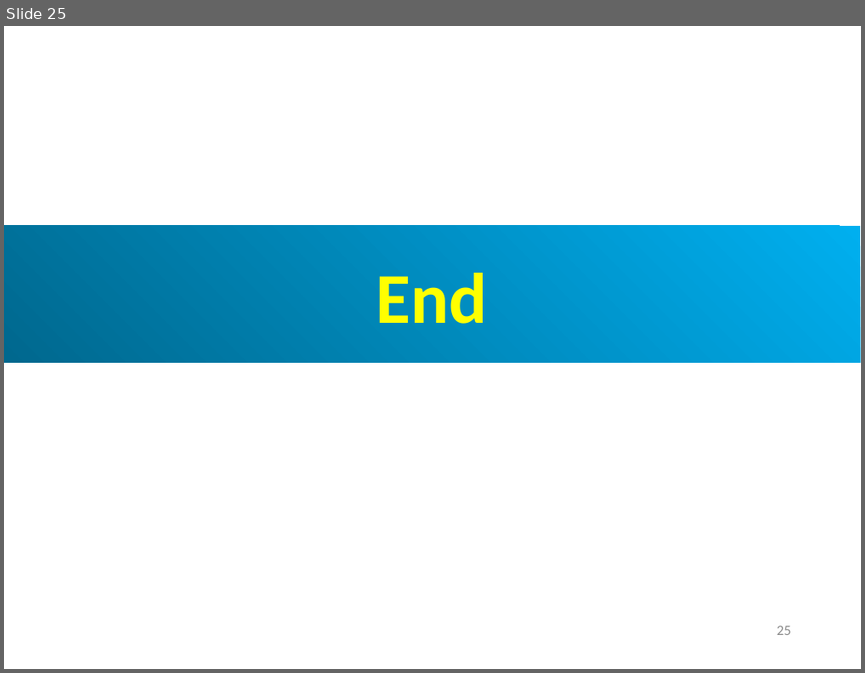
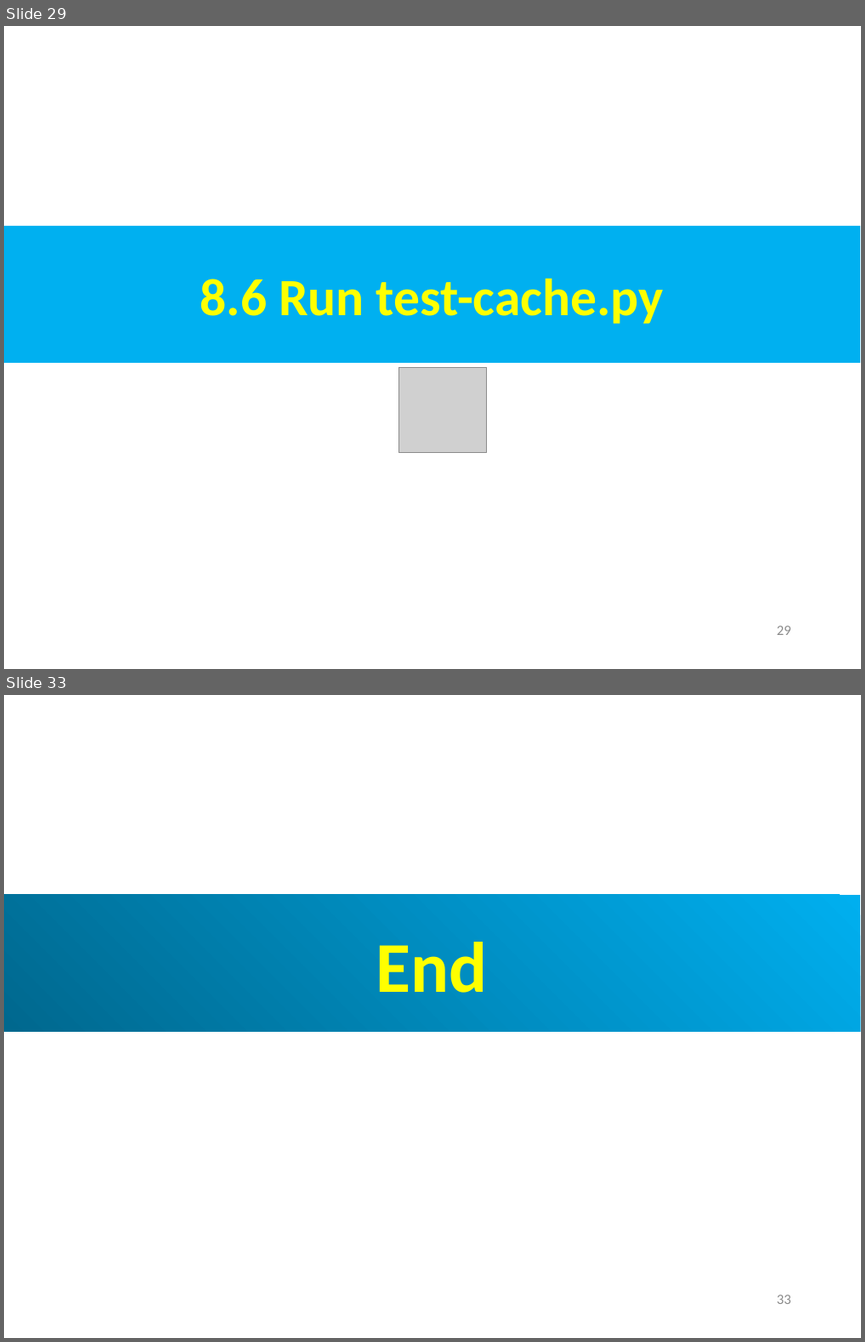
Before and after one commit to peterhchen/AIU_CS850_Gem5_McPAT, a slide deck: 050_Gem5/008.CacheMod/000_Video/008.CacheMod.ppt. Shown one above the other, each under a label of ours: slide 25 before the commit, slides 29 and 33 after it; the slides between them are not shown. The pictures are 865x673 and 865x1342 pixels, drawn with LibreOffice and Linux fonts; fonts in the diff are those of the drawing; grey boxes stand for pictures. Boxes give left, top, right and bottom in pixels: in the first picture for what was removed or moved away, otherwise in the second. Text is boxed around its words. In the diff, an @@ line names an element or a change of style, - is before the commit and + after.

```diff
--- a/050_Gem5/008.CacheMod/000_Video/008.CacheMod.ppt
+++ b/050_Gem5/008.CacheMod/000_Video/008.CacheMod.ppt
@@ slide 29 added at box(4, 26, 861, 669), background #FFFFFF @@
@@ rectangle added at box(4, 226, 860, 363), fill #00B0F0, 44 pt, text #FFFF00, bold @@
+8.6 Run test-cache.py
@@ picture added at box(399, 368, 487, 453) @@
@@ page number added at box(777, 625, 791, 635), 12 pt, text #8B8B8B @@
+29
@@ what was slide 25 is now slide 33 @@
@@ page number at box(777, 1294, 791, 1304): text changed @@
-25
+33
```
Also in this commit, not shown: 1 slide changed, 7 other slides added.
